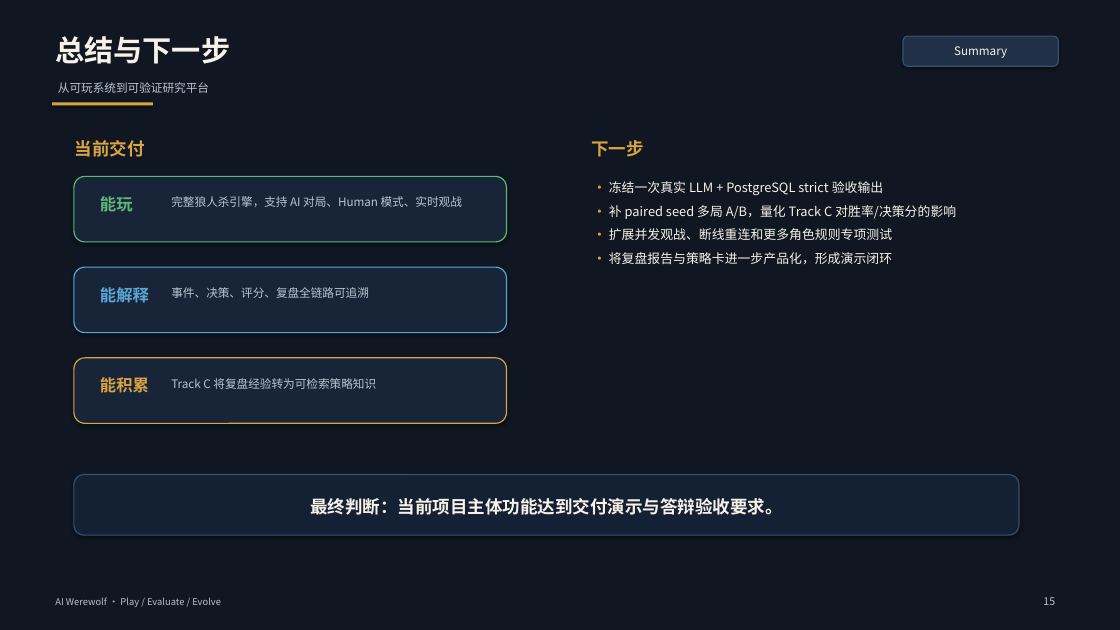
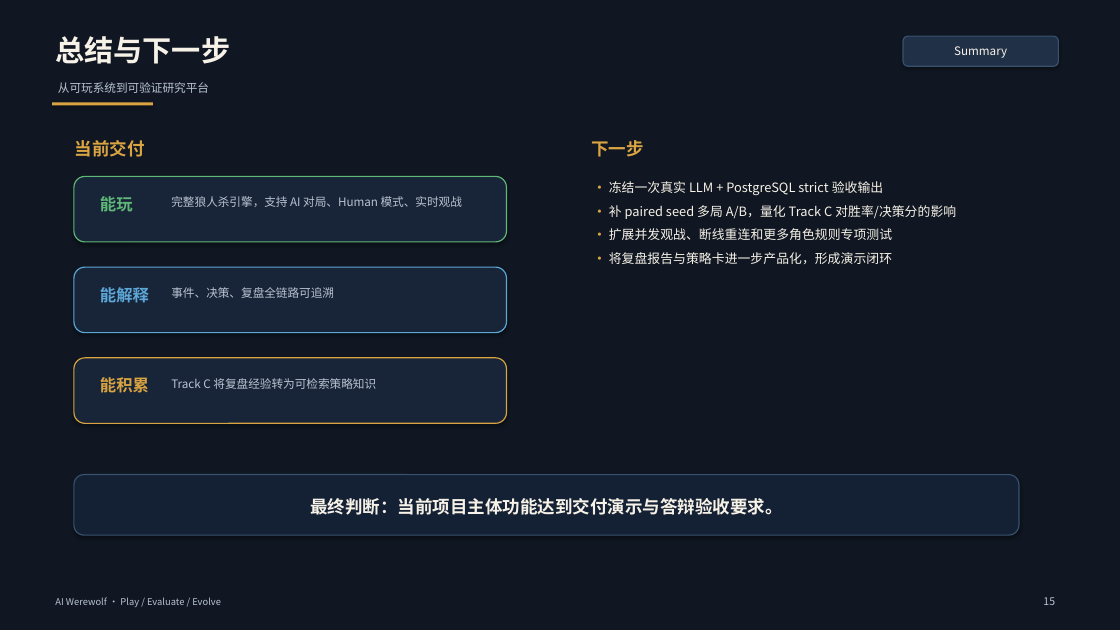
Before and after one commit to wxhfy/AIwerewolf, a slide deck: slide 15 of docs/presentations/AI_Werewolf_Project_Report.pptx. Drawn at 1120x630 pixels with LibreOffice and Linux fonts; fonts in the diff are those of the drawing. Boxes give left, top, right and bottom in pixels: in the first picture for what was removed or moved away, otherwise in the second. Text is boxed around its words. In the diff, an @@ line names an element or a change of style, - is before the commit and + after.

```diff
--- a/docs/presentations/AI_Werewolf_Project_Report.pptx
+++ b/docs/presentations/AI_Werewolf_Project_Report.pptx
@@ text at box(171, 287, 334, 298): text changed @@
-事件、决策、评分、复盘全链路可追溯
+事件、决策、复盘全链路可追溯
```
Also in this commit, not shown: 8 other slides changed, 33 other files.
